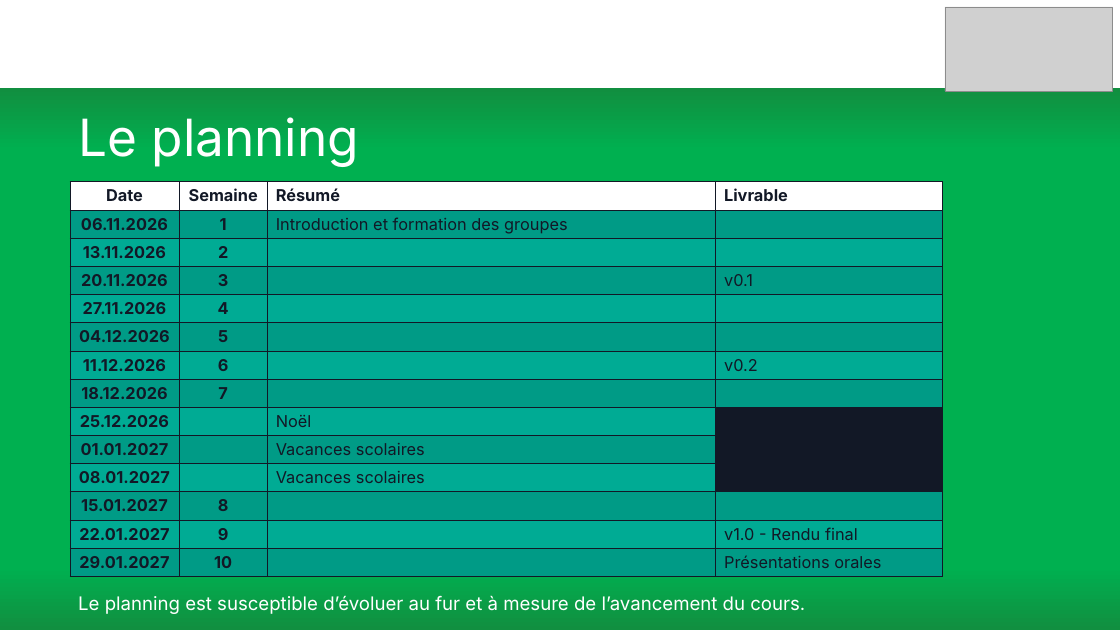
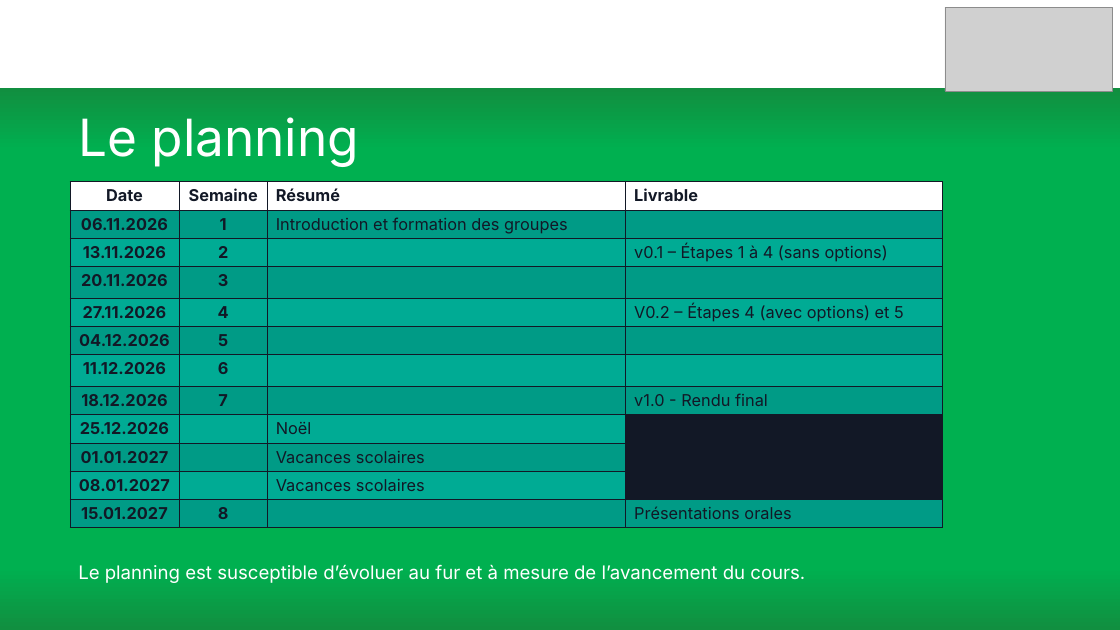
Before and after one commit to BurkhalterY/CPNV-ProjDBPy, a slide deck: slide 3 of Presentation.pptx. Drawn at 1120x630 pixels with LibreOffice and Linux fonts; fonts in the diff are those of the drawing; grey boxes stand for pictures. Boxes give left, top, right and bottom in pixels: in the first picture for what was removed or moved away, otherwise in the second. Text is boxed around its words. In the diff, an @@ line names an element or a change of style, - is before the commit and + after.

Commit message:
Update files with sprint1 gridnote + Updated planning

```diff
--- a/Presentation.pptx
+++ b/Presentation.pptx
@@ table at <box>70,182,943,575</box> @@
-row 3, column 4: 
+row 3, column 4: v0.1 – Étapes 1 à 4 (sans options)
-row 4, column 4: v0.1
+row 4, column 4: 
-row 5, column 4: 
+row 5, column 4: V0.2 – Étapes 4 (avec options) et 5
-row 7, column 4: v0.2
+row 7, column 4: 
-row 8, column 4: 
+row 8, column 4: v1.0 - Rendu final
-row 12: 15.01.2027 | 8 |  | 
-row 13: 22.01.2027 | 9 |  | v1.0 - Rendu final
-row 14: 29.01.2027 | 10 |  | Présentations orales
+row 12: 15.01.2027 | 8 |  | Présentations orales
@@ text "Le planning est susceptible d’évoluer ...": place and size @@
-text "Le planning est susceptible d’évoluer ..." at <box>78,595,805,614</box>
+text "Le planning est susceptible d’évoluer ..." at <box>78,564,805,583</box>
```
Also in this commit, not shown: 1 other slide changed, 1 slide added, 2 other files.
